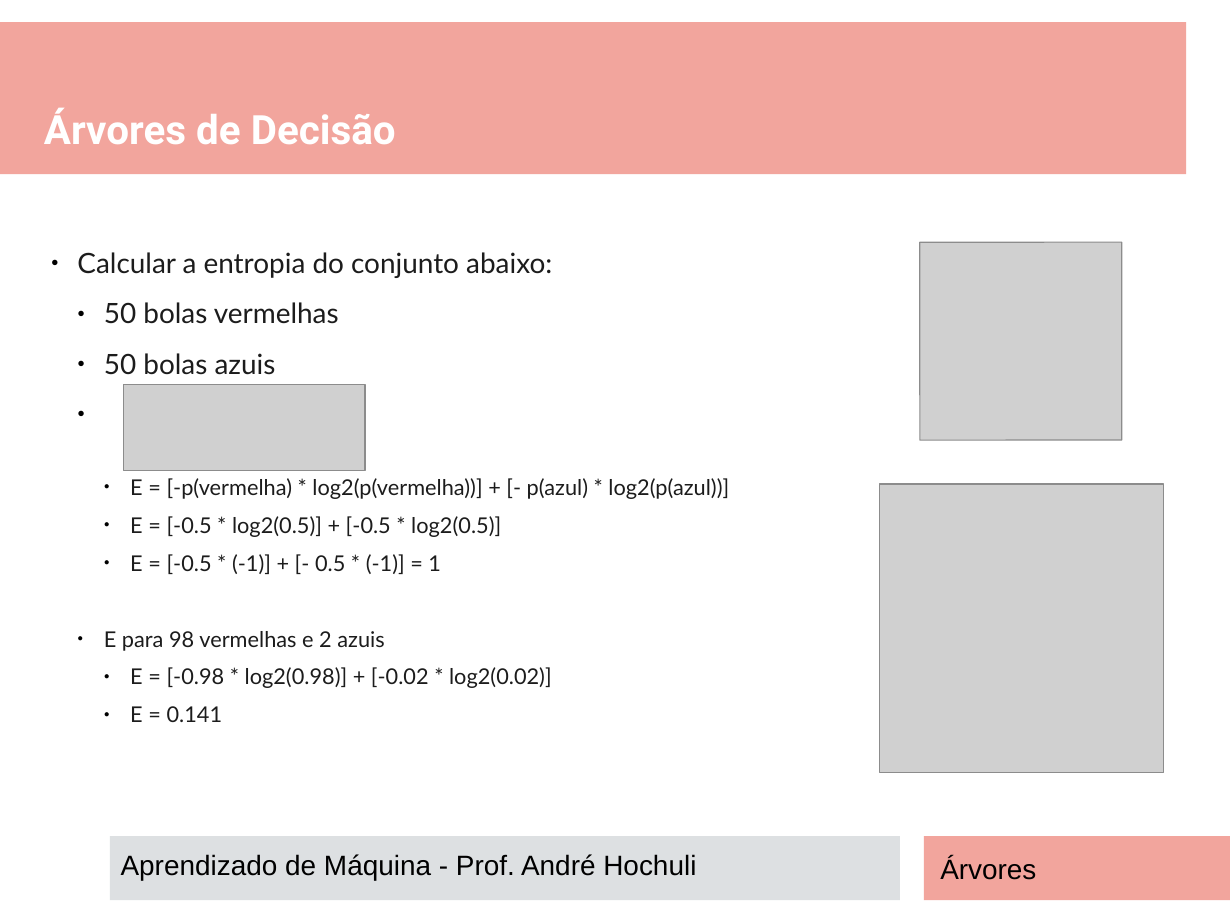
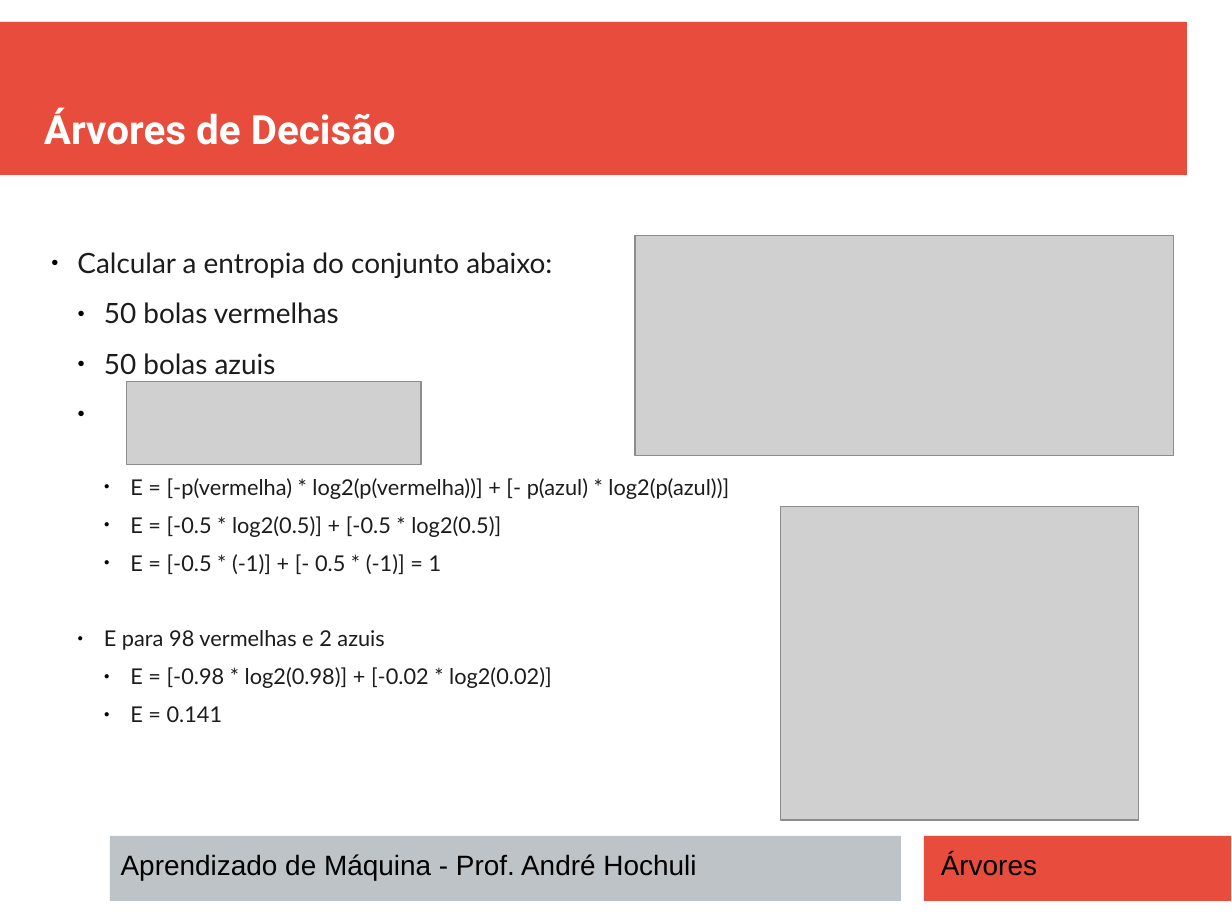
Before and after one commit to andrehochuli/teaching, a slide deck: slide 8 of AprendizadoMaquina/Tópico 02 - Aprendizado Supervisionado/ARVORES DECISÃO/Tópico 02 - Aprendizado-Supervisionado - Arvores.pptx. Drawn at 1232x924 pixels with LibreOffice and Linux fonts; fonts in the diff are those of the drawing; grey boxes stand for pictures. Boxes give left, top, right and bottom in pixels: in the first picture for what was removed or moved away, otherwise in the second. Text is boxed around its words. In the diff, an @@ line names an element or a change of style, - is before the commit and + after.

```diff
--- a/AprendizadoMaquina/Tópico 02 - Aprendizado Supervisionado/ARVORES DECISÃO/Tópico 02 - Aprendizado-Supervisionado - Arvores.pptx
+++ b/AprendizadoMaquina/Tópico 02 - Aprendizado Supervisionado/ARVORES DECISÃO/Tópico 02 - Aprendizado-Supervisionado - Arvores.pptx
@@ rectangle at [0, 22, 1187, 176]: fill #E74C3C at 50% opacity to #E74C3C @@
@@ picture added at [635, 236, 1174, 456] @@
@@ picture removed at [920, 243, 1122, 440] @@
@@ picture: place and size @@
-picture at [123, 385, 364, 471]
+picture at [126, 381, 420, 464]
@@ picture: place and size @@
-picture at [880, 484, 1164, 773]
+picture at [780, 506, 1139, 819]
@@ rectangle at [110, 836, 901, 901]: fill #BDC3C7 at 50% opacity to #BDC3C7 @@
@@ rectangle at [925, 836, 1232, 901]: fill #E74C3C at 50% opacity to #E74C3C @@
@@ text "Árvores": place and size @@
-text "Árvores" at [940, 857, 1036, 880]
+text "Árvores" at [941, 853, 1037, 876]
```
Also in this commit, not shown: 15 other slides changed, 1 slide added, 1 other file.
